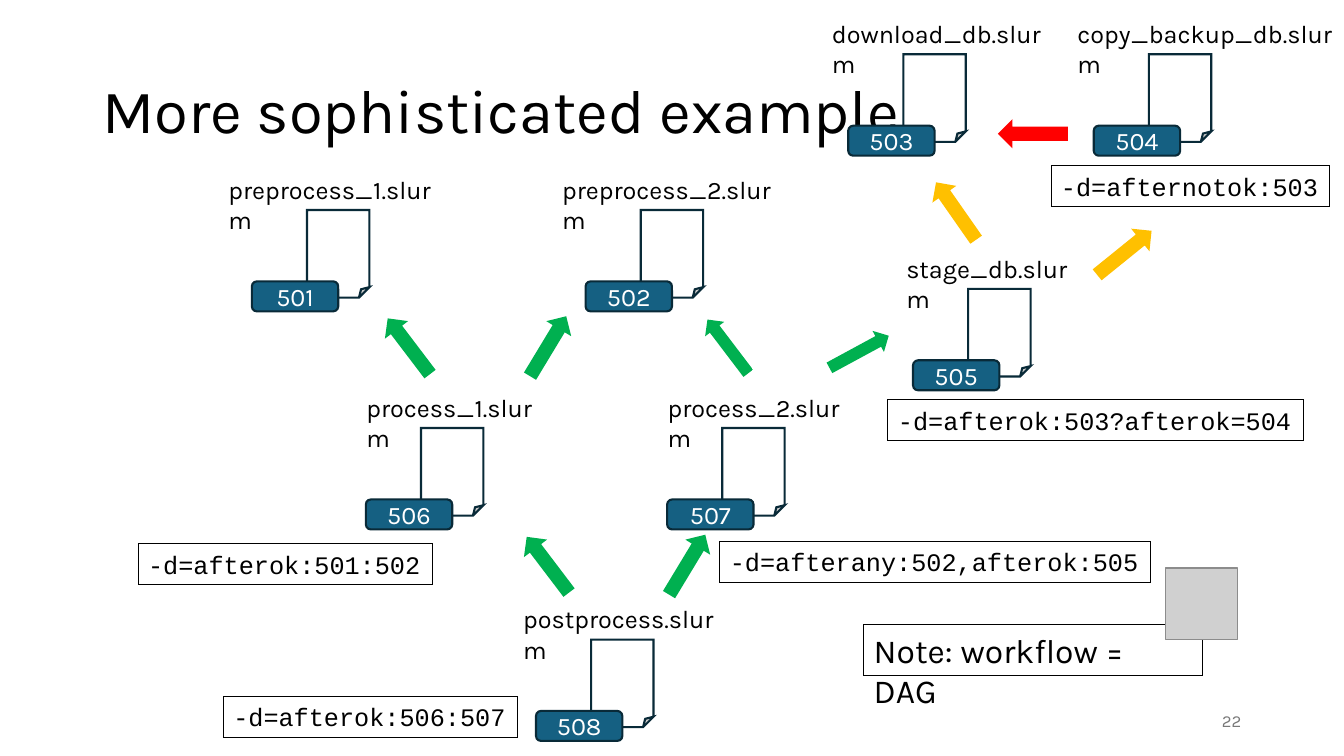
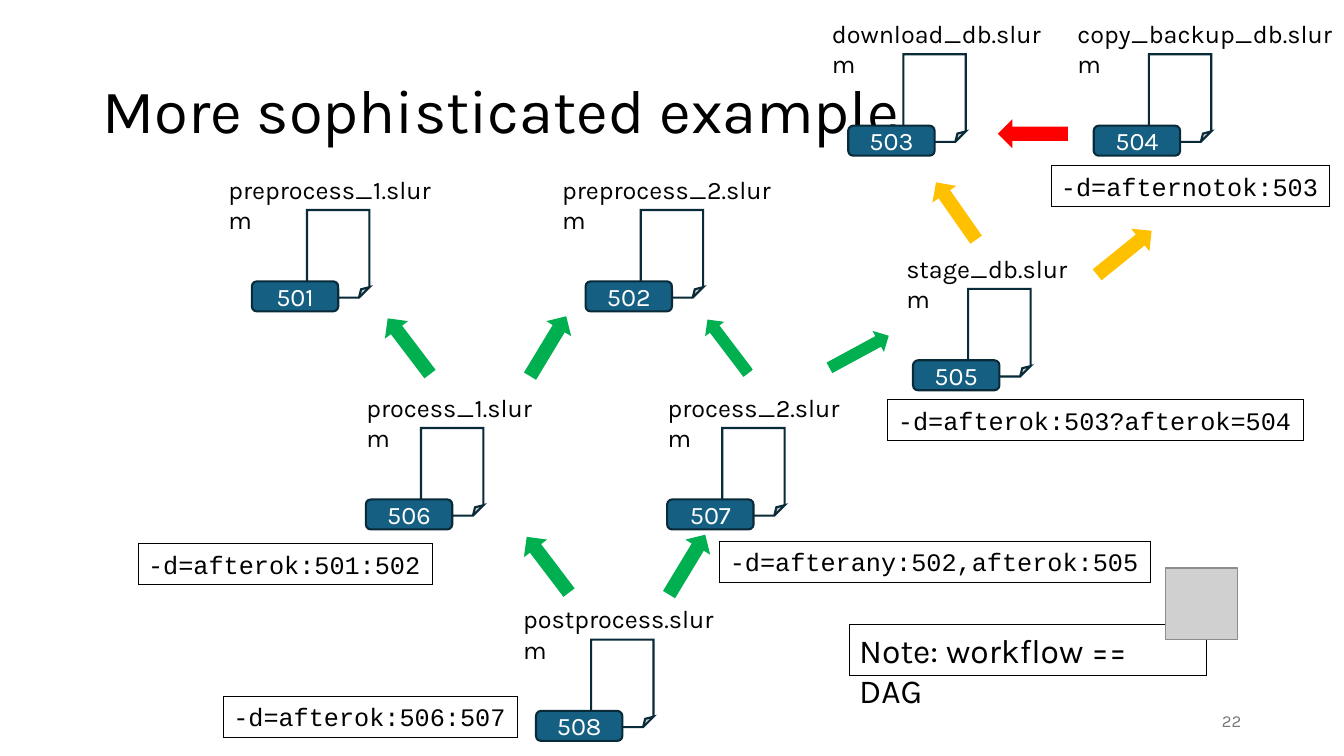
Before and after one commit to gjbex/Workflows-for-HPC, a slide deck: slide 22 of workflow_for_HPC.pptx. Drawn at 1344x756 pixels with LibreOffice and Linux fonts; fonts in the diff are those of the drawing; grey boxes stand for pictures. Boxes give left, top, right and bottom in pixels: in the first picture for what was removed or moved away, otherwise in the second. Text is boxed around its words. In the diff, an @@ line names an element or a change of style, - is before the commit and + after.

```diff
--- a/workflow_for_HPC.pptx
+++ b/workflow_for_HPC.pptx
@@ rectangle "Note: workflow == DAG": place and size @@
-rectangle "Note: workflow == DAG" at (864, 625, 1203, 676)
+rectangle "Note: workflow == DAG" at (850, 625, 1207, 676)
@@ text in rectangle at (859, 640, 1083, 704): text changed @@
-Note: workflow = DAG
+Note: workflow == DAG
```
Also in this commit, not shown: 1 slide added.
